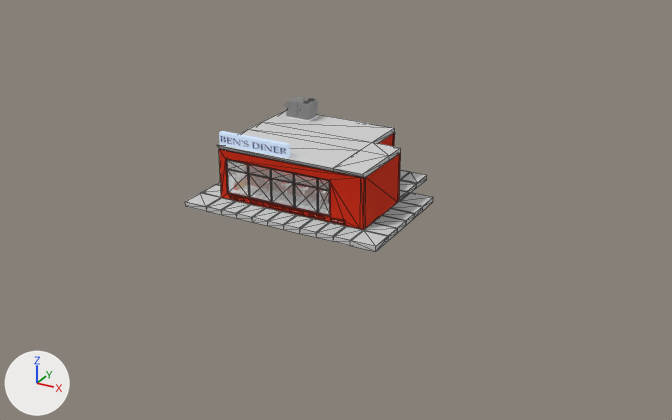
The glTF model Gangsta Wizards/Main/BUILDINGS/Assembly/A-2/Ben's Diner.glb as it was, and as the next commit left it.
Both versions are drawn from a camera (50 mm lens) standing at (26.6, -42.8, 21.6) and looking at (1.4, 3.1, -1.3). The lights are fixed; the arrows at lower left show +X, +Y and +Z. The picture after the commit comes second. Mesh edges are drawn as thin lines on the coarser meshes. Objects named as collision shapes, trigger or cutter boxes, shadow casters or lower levels of detail are left out. Where no turn or scale is listed for an object, it has been applied to the vertices.

Objects in the first picture: 'Ext Walls', 'RTU', 'Roof', 'Sidewalk', 'Sign', 'Windows'.
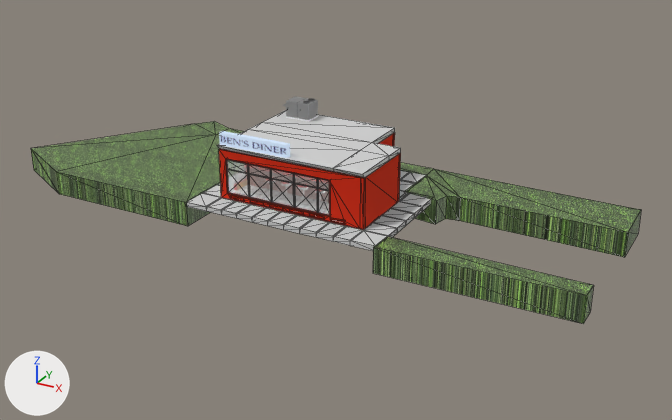
Location of each change, (x1, y1, x2, y2) in pixels of the pictures (672 x 420 px):
'Undeveloped Land.001', added (green)
    after: (31, 121, 641, 324)

The change, as a list of edits to the scene's bpy script:
```text
Add img_grass:
    img_grass = load_image('grass', '_unpacked/grass', 450, 450, 'sRGB')
Add mat_grass:
    mat_grass = principled_material('Grass')
    mat_grass.texture = img_grass
Add me_cube_015:
    me_cube_015.from_pydata(...)  # 42 vertices, 76 faces; spans x -114.8..-76.4, y 134.4..147.7, z -1.4..0.2
    me_cube_015.materials.append(mat_grass)  # picture img_grass
Add ob_undeveloped_land_001:
    ob_undeveloped_land_001 = bpy.data.objects.new('Undeveloped Land.001', me_cube_015)
    ob_undeveloped_land_001.location = (94.76, -137.65, 0.0)
```
